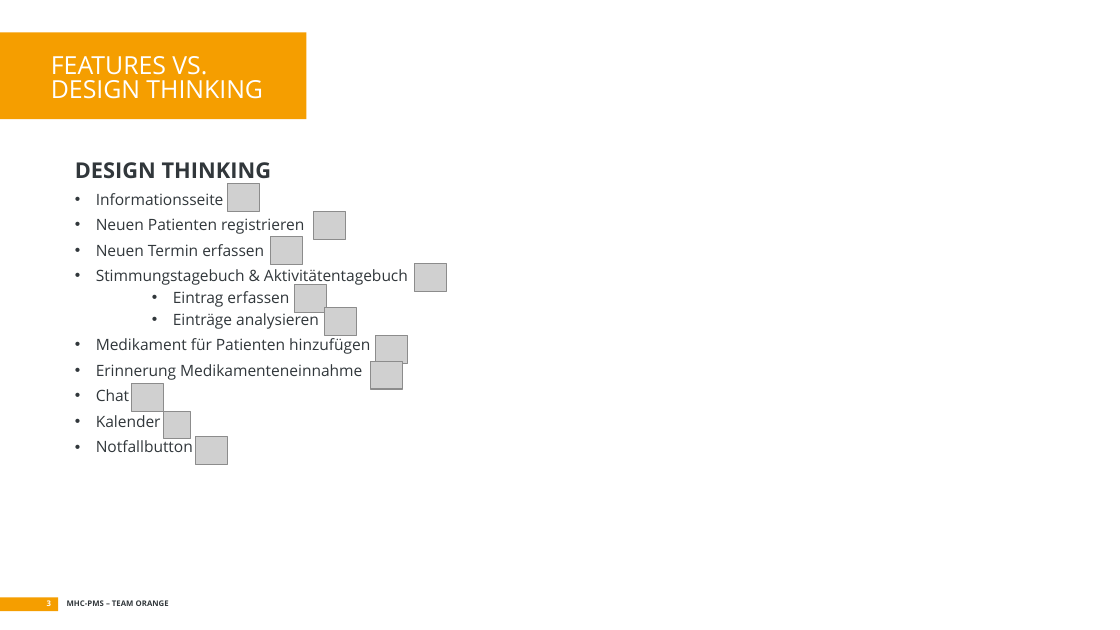
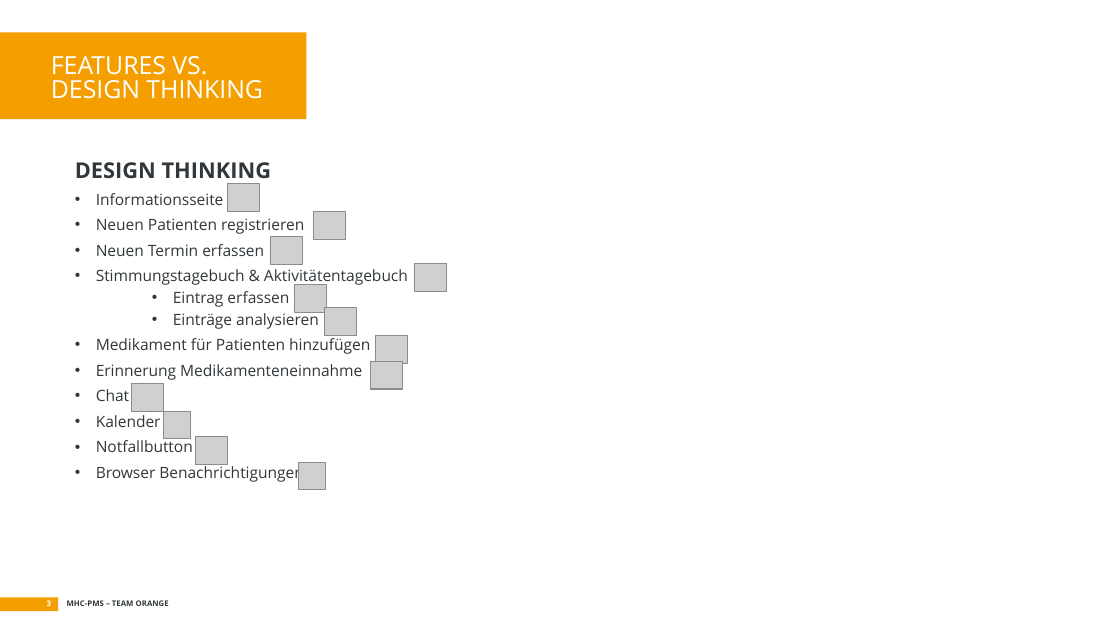
Before and after one commit to soed2020-teamorange/ch.bfh.bti7081.s2020.orange, a slide deck: slide 3 of doc/tasks/task_09/task09.pptx. Drawn at 1120x630 pixels with LibreOffice and Linux fonts; fonts in the diff are those of the drawing; grey boxes stand for pictures. Boxes give left, top, right and bottom in pixels: in the first picture for what was removed or moved away, otherwise in the second. Text is boxed around its words. In the diff, an @@ line names an element or a change of style, - is before the commit and + after.

Commit message:
Add more text to presentation

```diff
--- a/doc/tasks/task_09/task09.pptx
+++ b/doc/tasks/task_09/task09.pptx
@@ text at [96,464,303,483]: paragraph added @@
+• Browser Benachrichtigungen
@@ picture added at [299,463,326,489] @@
```
Also in this commit, not shown: 2 other slides changed, 3 slides added.
